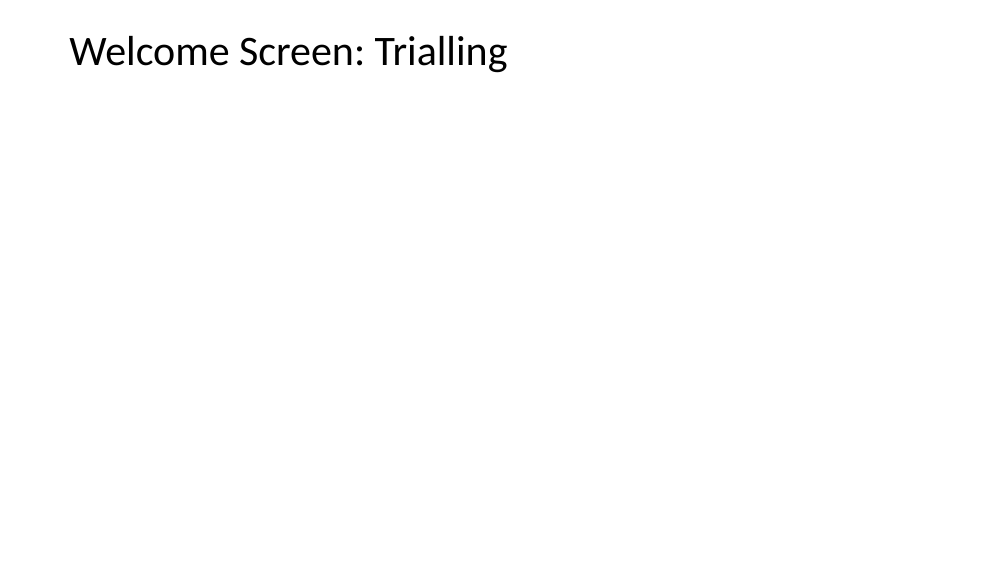
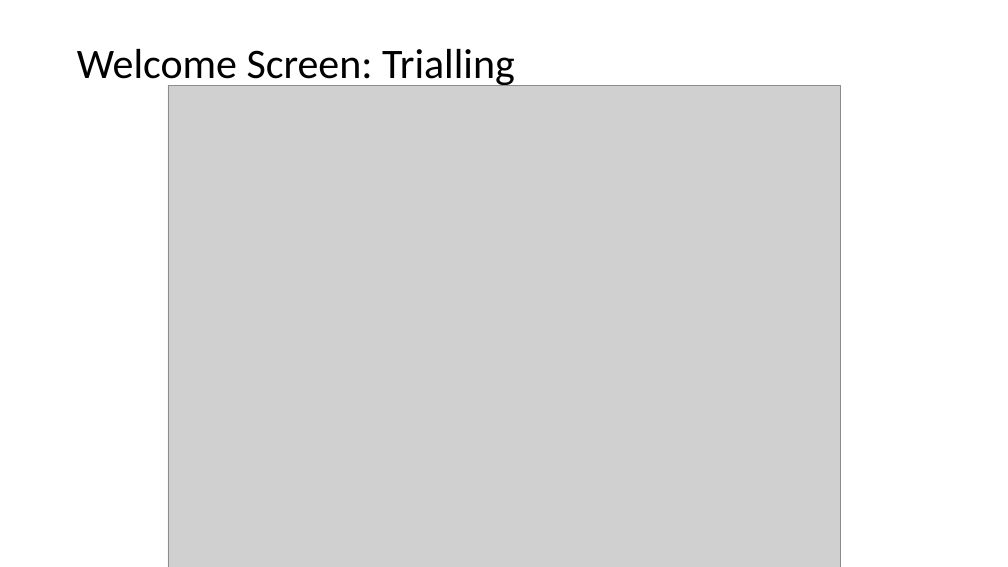
Before and after one commit to joshbatmiddleton/1.7-and-1.8-Assesment, a slide deck: slide 7 of Assesment Documents/Powerpoint/1.7 and 1.8 documentation v2.pptx. Drawn at 1008x567 pixels with LibreOffice and Linux fonts; fonts in the diff are those of the drawing; grey boxes stand for pictures. Boxes give left, top, right and bottom in pixels: in the first picture for what was removed or moved away, otherwise in the second. Text is boxed around its words. In the diff, an @@ line names an element or a change of style, - is before the commit and + after.

Commit message:
Update v1.5.2

```diff
--- a/Assesment Documents/Powerpoint/1.7 and 1.8 documentation v2.pptx
+++ b/Assesment Documents/Powerpoint/1.7 and 1.8 documentation v2.pptx
@@ title "Welcome Screen: Trialling": place and size @@
-title "Welcome Screen: Trialling" at box(69, 36, 508, 73)
+title "Welcome Screen: Trialling" at box(77, 49, 515, 89)
@@ picture added at box(168, 85, 840, 567) @@
```
